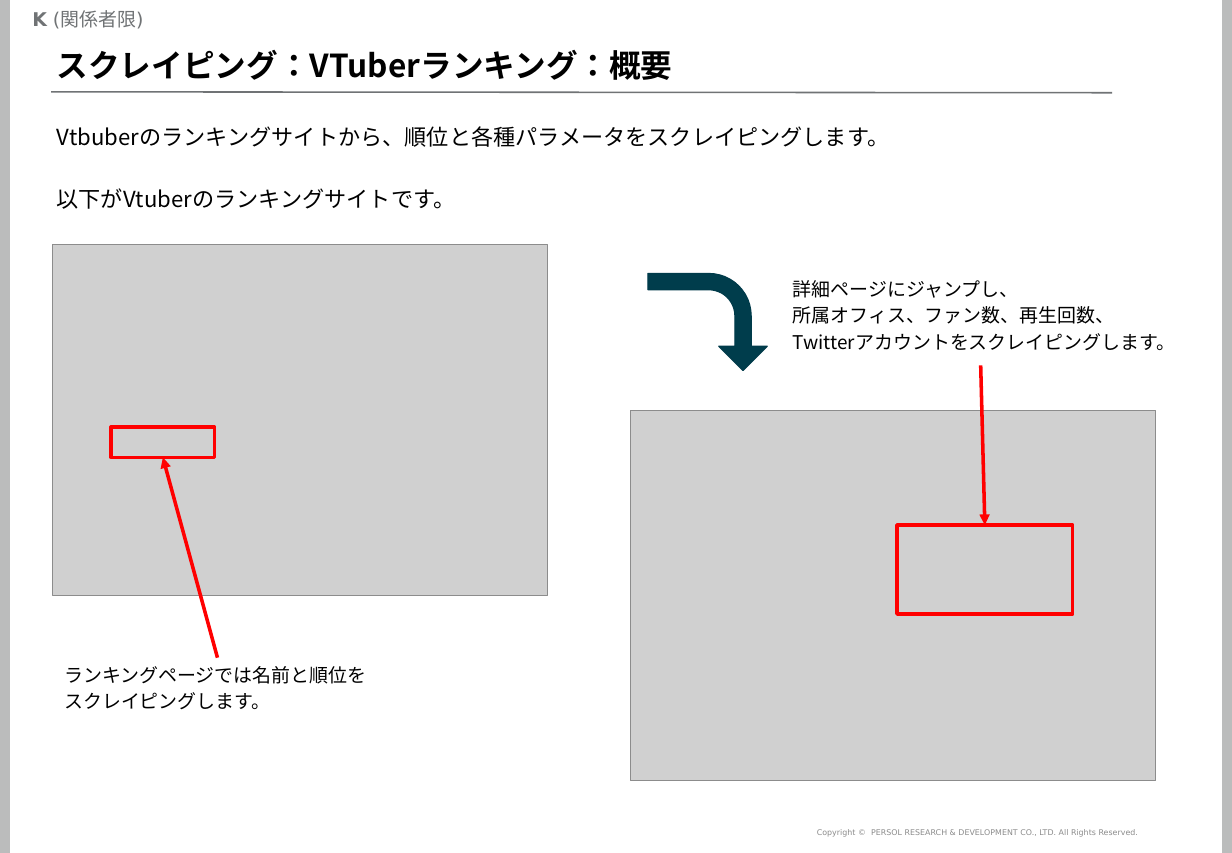
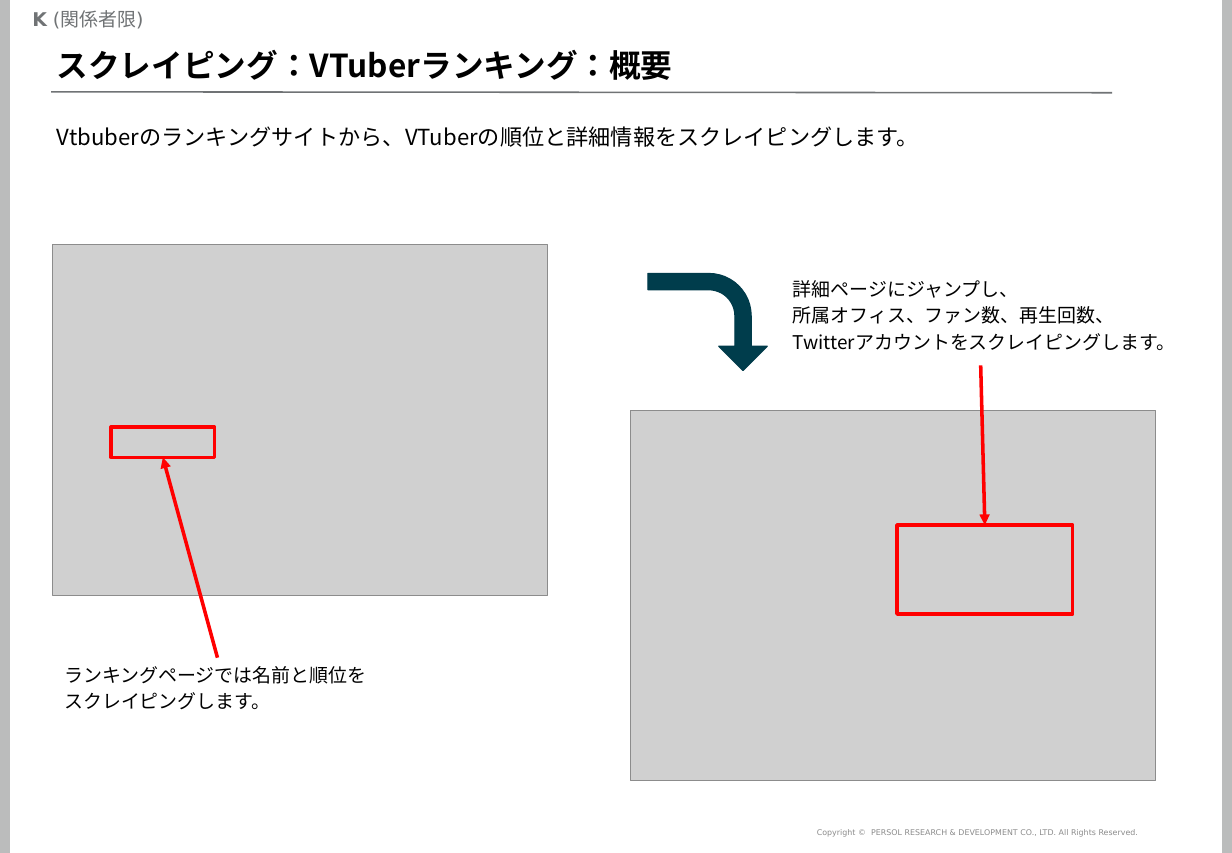
Before and after one commit to mogrodown/python_session, a slide deck: slide 17 of doc/python中級講座_2020.pptx. Drawn at 1232x853 pixels with LibreOffice and Linux fonts; fonts in the diff are those of the drawing; grey boxes stand for pictures; background and template pictures are left out. Boxes give left, top, right and bottom in pixels: in the first picture for what was removed or moved away, otherwise in the second. Text is boxed around its words. In the diff, an @@ line names an element or a change of style, - is before the commit and + after.

```diff
--- a/doc/python中級講座_2020.pptx
+++ b/doc/python中級講座_2020.pptx
@@ text at [57, 126, 919, 147]: text changed @@
-Vtbuberのランキングサイトから、順位と各種パラメータをスクレイピングします。
-以下がVtuberのランキングサイトです。
+Vtbuberのランキングサイトから、VTuberの順位と詳細情報をスクレイピングします。
```
Also in this commit, not shown: 29 other slides changed, 6 slides added, 2 slides removed, 6 other files.
